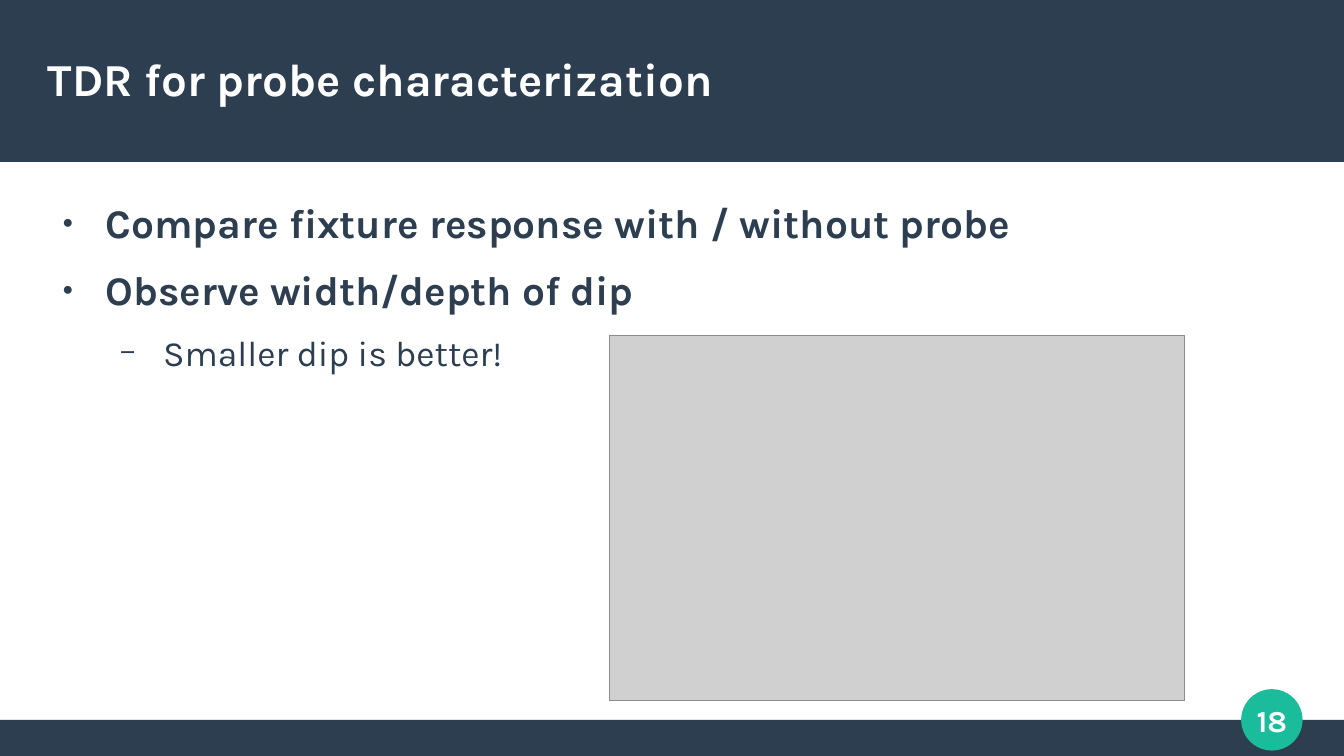
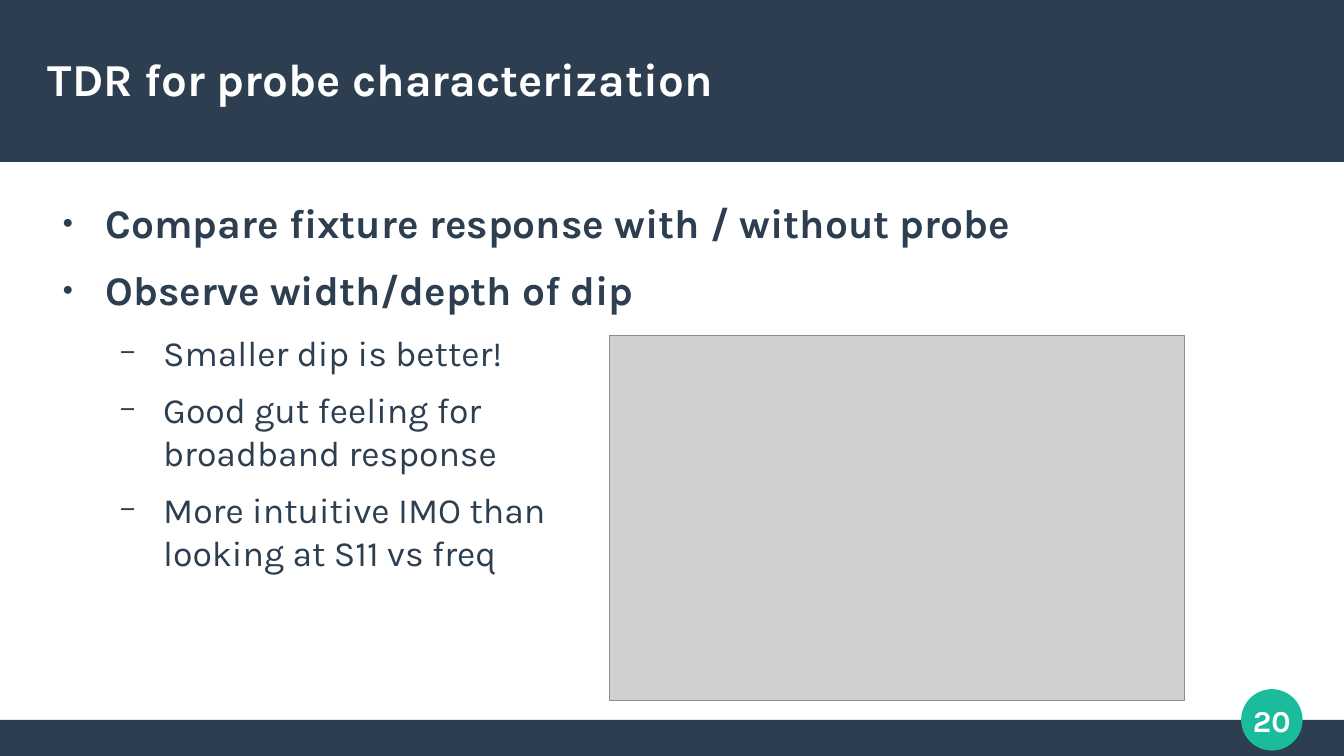
Before and after one commit to azonenberg/electronics-training, a slide deck: slide 20 of oscilloscope-probing/sec01-opener.odp (slide 18 before the commit). Drawn at 1344x756 pixels with LibreOffice and Linux fonts; fonts in the diff are those of the drawing; grey boxes stand for pictures. Boxes give left, top, right and bottom in pixels: in the first picture for what was removed or moved away, otherwise in the second. Text is boxed around its words. In the diff, an @@ line names an element or a change of style, - is before the commit and + after.

```diff
--- a/oscilloscope-probing/sec01-opener.odp
+++ b/oscilloscope-probing/sec01-opener.odp
@@ text at [163,398,546,575]: paragraphs added @@
+  − Good gut feeling for
+    broadband response
+  − More intuitive IMO than
+    looking at S11 vs freq
@@ page number at [1253,712,1291,733]: text changed @@
-18
+20
```
Also in this commit, not shown: 1 other slide changed, 2 slides added, 6 other files.
